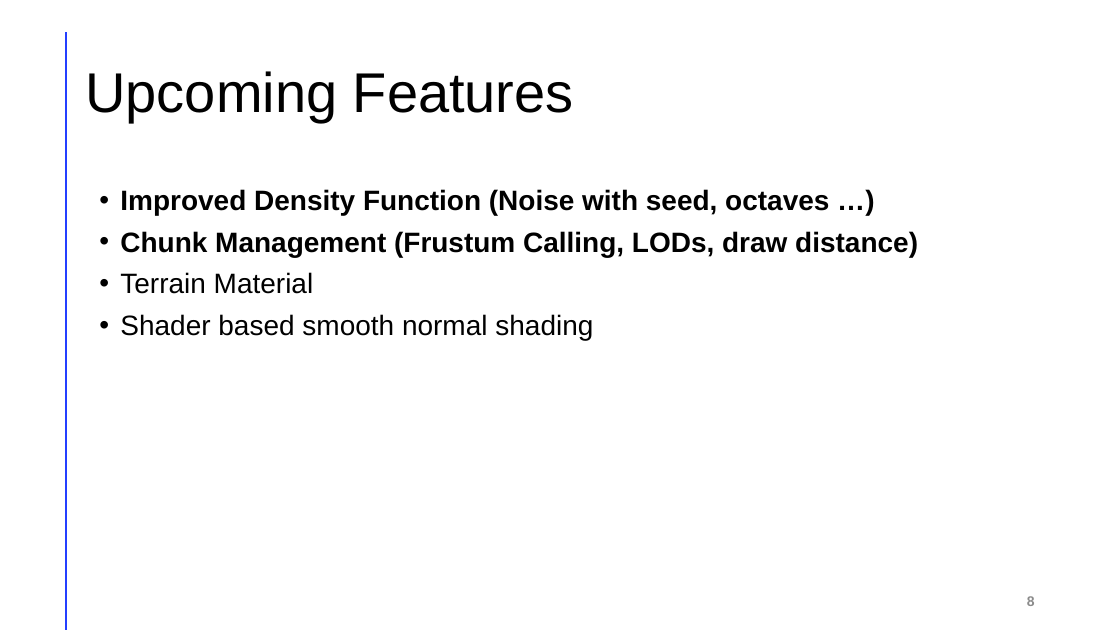
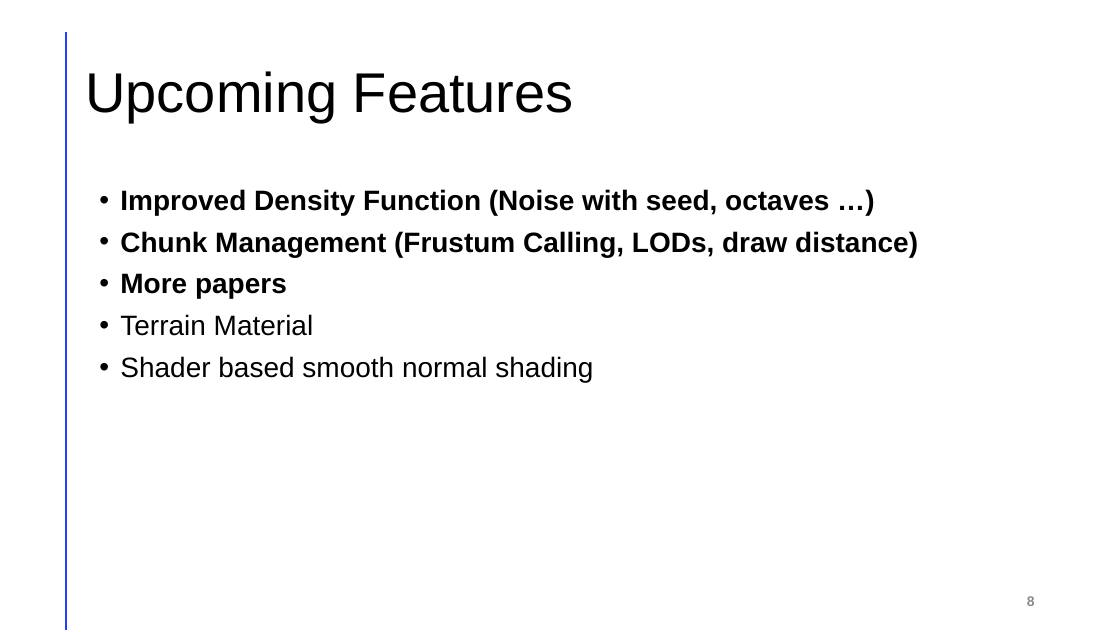
Before and after one commit to je-lehmann/cg_terrain_generator, a slide deck: slide 8 of Computergrafik Praktikum.pptx. Drawn at 1120x630 pixels with LibreOffice and Linux fonts; fonts in the diff are those of the drawing. Boxes give left, top, right and bottom in pixels: in the first picture for what was removed or moved away, otherwise in the second. Text is boxed around its words. In the diff, an @@ line names an element or a change of style, - is before the commit and + after.

```diff
--- a/Computergrafik Praktikum.pptx
+++ b/Computergrafik Praktikum.pptx
@@ text at [120, 273, 287, 299]: paragraph added @@
+• More papers
```
Also in this commit, not shown: 7 other files.
